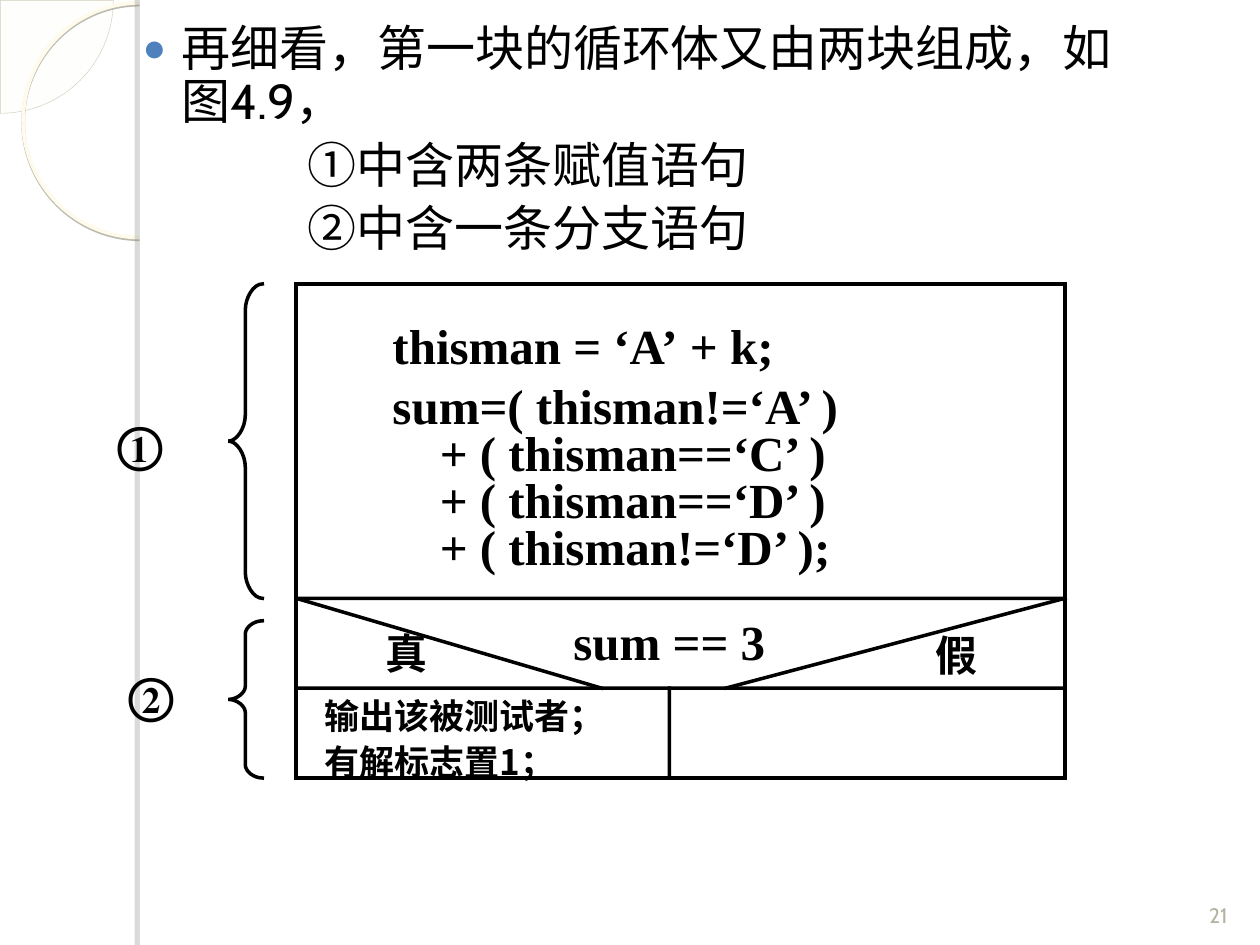
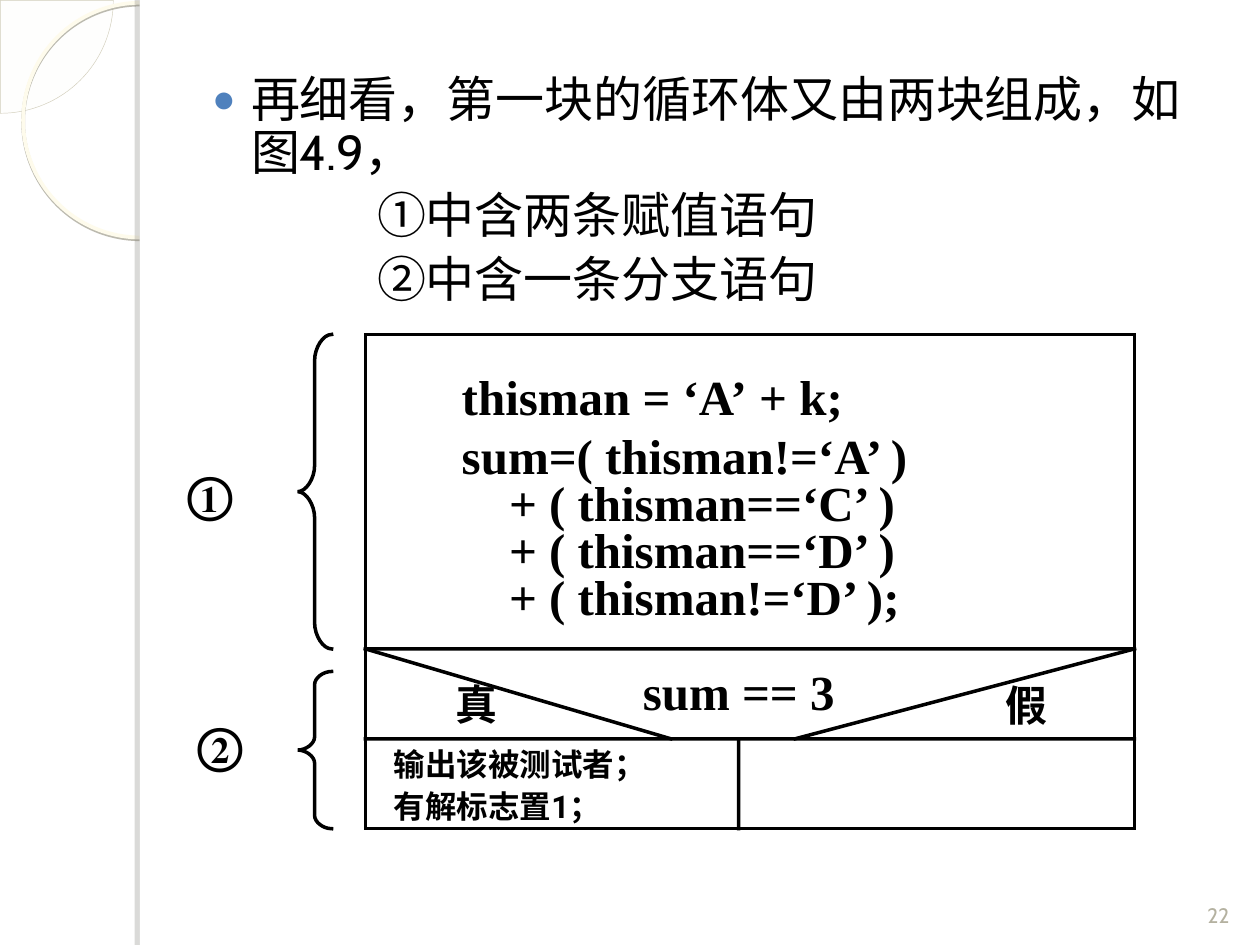
Before and after one commit to fanju1984/introduction-to-programming, a slide deck: slide 22 of introduction-to-programming/slides/2017/04-Control-Statement-1.ppt (slide 21 before the commit). Drawn at 1260x945 pixels with LibreOffice and Linux fonts; fonts in the diff are those of the drawing; background and template pictures are left out. Boxes give left, top, right and bottom in pixels: in the first picture for what was removed or moved away, otherwise in the second. Text is boxed around its words. In the diff, an @@ line names an element or a change of style, - is before the commit and + after.

```diff
--- a/introduction-to-programming/slides/2017/04-Control-Statement-1.ppt
+++ b/introduction-to-programming/slides/2017/04-Control-Statement-1.ppt
@@ line moved from (296, 688) - (1065, 688) to (365, 649) - (1134, 649) @@
@@ line moved from (296, 598) - (1065, 598) to (365, 738) - (1134, 738) @@
@@ text "输出该被测试者；": place and size @@
-text "输出该被测试者；" at <box>325,699,605,781</box>
+text "输出该被测试者；" at <box>394,749,646,824</box>
@@ text "输出该被测试者；" at <box>394,749,646,824</box>: size 20 to 18 pt, font Noto Sans CJK SC to Roboto @@
@@ 7 texts, 3 lines, 2 freeform shapes, 1 rectangle: place and size @@
-7 texts, 3 lines, 2 freeform shapes, 1 rectangle at <box>118,24,1112,779</box>
+7 texts, 3 lines, 2 freeform shapes, 1 rectangle at <box>187,75,1181,829</box>
@@ page number at <box>1207,908,1229,923</box>: text changed @@
-21
+22
```
Also in this commit, not shown: 17 other slides changed, 6 slides added, 5 slides removed, 1 other file.
